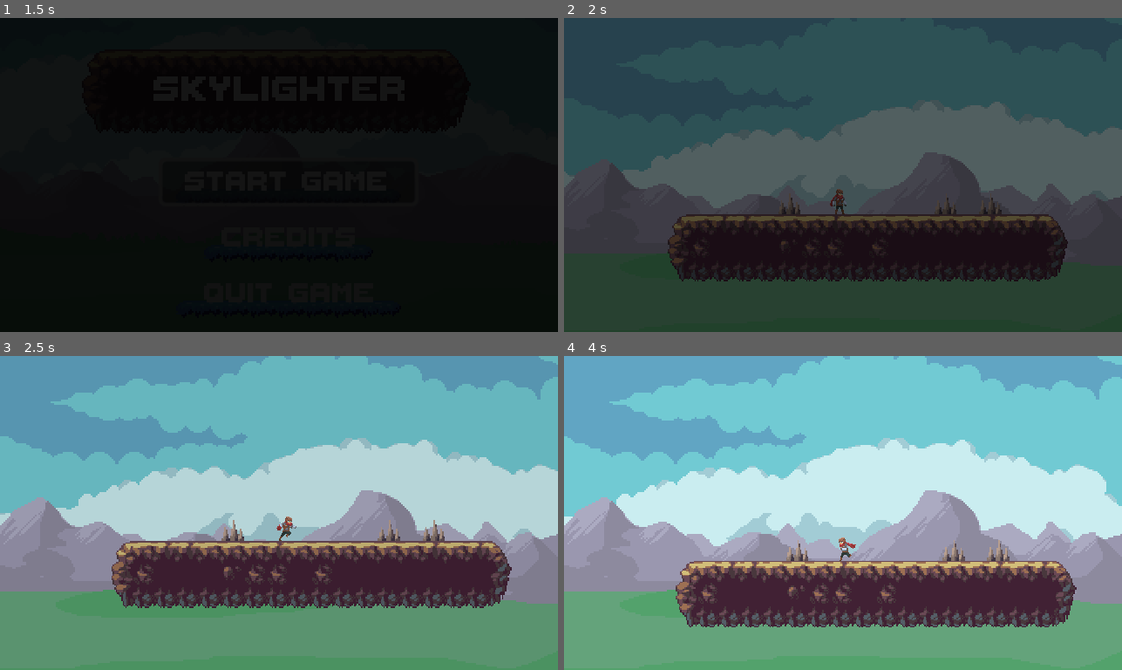
Above: before the commit, frames 1-4 (two rows, left to right).
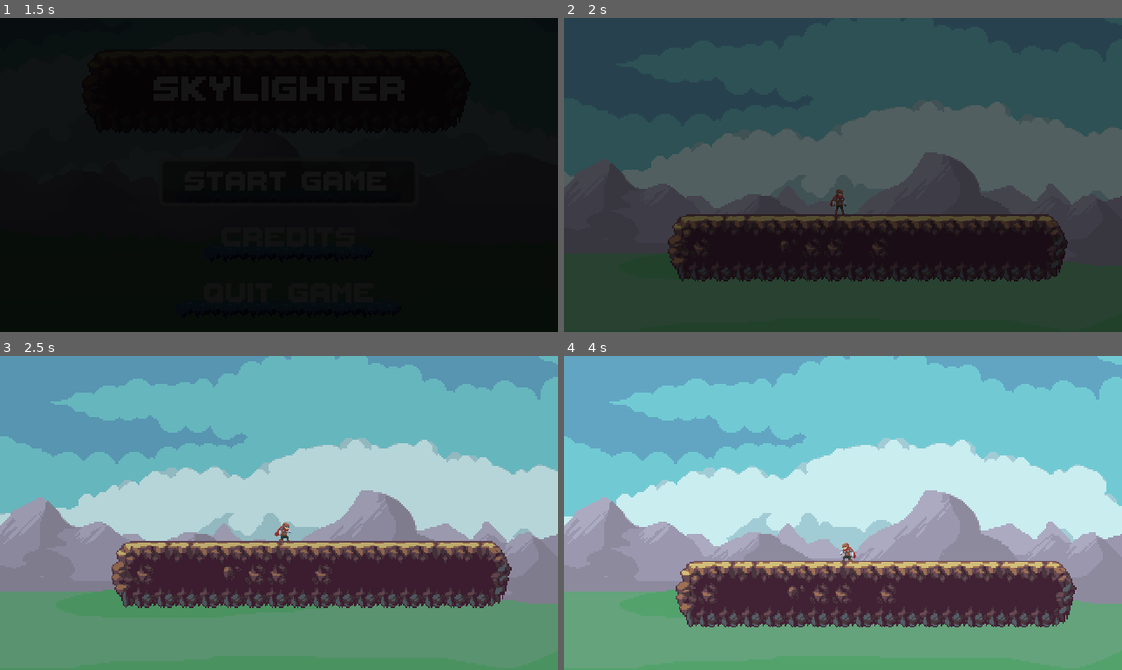
Above: after the commit, the same moments.

Repository: strangerthandev115/HackMT2024
Game: Godot game, scene res://scenes/main/main.tscn
Same seed, same stepped clock (60 frames per second), same inputs: the game is played once before the commit and once after it.
Inputs:
- Up to frame 1 (1.5 s): click "Start Game" at 0.5 s; click "Start Game" at 1.25 s
- Up to frame 2 (2 s): no input
- Up to frame 3 (2.5 s): hold Right (right) from 2.03 s (still down); hold Down (crouch) from 2.03 s (still down); tap Space (jump) at 2.27, 2.3 s
- Up to frame 4 (4 s): tap Space (jump) at 2.57, 2.85, 3.02, 3.32, 3.8 s; release Down (crouch) at 2.78 s; tap Down (crouch) at 3.05 s; release Right (right) at 3.53 s; hold Left (left) from 3.53 s (still down); hold Down (crouch) from 3.53 s (still down)

Frame 1 is identical in both runs. In frame 2, 0.2% of the frame differs, in the area x 39-79%, y 57-63%; in frame 3, 0.5%; in frame 4, 0.5%, in the area x 39-80%, y 57-66%.

Commit message:
player finished

Diff:
--- a/project.godot
+++ b/project.godot
@@ -14,7 +14,7 @@
 run/main_scene="res://scenes/main/main.tscn"
 config/features=PackedStringArray("4.2", "GL Compatibility")
 boot_splash/show_image=false
-config/icon="res://icon.svg"
+config/icon="res://assets/game_icon/game_icon.png"
 
 [autoload]
 
--- a/scenes/player/player.gd
+++ b/scenes/player/player.gd
@@ -100,23 +100,18 @@
 	else:
 		anim.set("parameters/in_air_state/transition_request", "air") #air
 
-	if horizontal_direction == 0:
+	if horizontal_direction!=0 && !is_crouching:
+		anim.set("parameters/movement/transition_request", "moving") #moving
+	else:
 		anim.set("parameters/movement/transition_request", "static") #not moving
-	else:
-		anim.set("parameters/movement/transition_request", "moving") #moving
 
 	if is_crouching:
 		anim.set("parameters/static_crouching/transition_request", "crouch") #crouch
 		anim.set("parameters/air_crouch/transition_request", "crouch") #air crouch
 	else:
 		anim.set("parameters/static_crouching/transition_request", "idle") #idle
-		anim.set("parameters/moving_crouching/transition_request", "run") #run
 		anim.set("parameters/air_crouch/transition_request", "air") #no air crouch
 
-	if velocity.y < 0: #y negative is going up
-		anim.set("parameters/was_in_air/transition_request", "jump") #jump
-	else:
-		anim.set("parameters/was_in_air/transition_request", "fall") #fall
 
 
 #flips the animation direction to left or right depending on the direction of movement
--- a/scenes/player/player.tscn
+++ b/scenes/player/player.tscn
@@ -309,9 +309,6 @@
 [sub_resource type="AnimationNodeAnimation" id="AnimationNodeAnimation_elch2"]
 animation = &"death"
 
-[sub_resource type="AnimationNodeAnimation" id="AnimationNodeAnimation_loo7v"]
-animation = &"falling"
-
 [sub_resource type="AnimationNodeAnimation" id="AnimationNodeAnimation_ixa2u"]
 animation = &"idle"
 
@@ -331,16 +328,25 @@
 input_1/auto_advance = false
 input_1/reset = true
 
-[sub_resource type="AnimationNodeAnimation" id="AnimationNodeAnimation_1kvms"]
+[sub_resource type="AnimationNodeAnimation" id="AnimationNodeAnimation_rpot6"]
+animation = &"falling"
+
+[sub_resource type="AnimationNodeAnimation" id="AnimationNodeAnimation_foavy"]
 animation = &"jump"
 
-[sub_resource type="AnimationNodeTransition" id="AnimationNodeTransition_jiol5"]
-input_0/name = "jump"
-input_0/auto_advance = false
-input_0/reset = true
-input_1/name = "fall"
-input_1/auto_advance = false
-input_1/reset = true
+[sub_resource type="AnimationNodeStateMachineTransition" id="AnimationNodeStateMachineTransition_rselk"]
+advance_mode = 2
+
+[sub_resource type="AnimationNodeStateMachineTransition" id="AnimationNodeStateMachineTransition_mhfd3"]
+switch_mode = 2
+advance_mode = 2
+
+[sub_resource type="AnimationNodeStateMachine" id="AnimationNodeStateMachine_vf8js"]
+states/falling/node = SubResource("AnimationNodeAnimation_rpot6")
+states/falling/position = Vector2(593, 100)
+states/jump/node = SubResource("AnimationNodeAnimation_foavy")
+states/jump/position = Vector2(326, 100)
+transitions = ["Start", "jump", SubResource("AnimationNodeStateMachineTransition_rselk"), "jump", "falling", SubResource("AnimationNodeStateMachineTransition_mhfd3")]
 
 [sub_resource type="AnimationNodeTransition" id="AnimationNodeTransition_scxjp"]
 input_0/name = "static"
@@ -362,6 +368,7 @@
 input_1/reset = true
 
 [sub_resource type="AnimationNodeBlendTree" id="AnimationNodeBlendTree_7hmb2"]
+graph_offset = Vector2(-494.104, 262.004)
 nodes/air_crouch/node = SubResource("AnimationNodeTransition_wfhvm")
 nodes/air_crouch/position = Vector2(240, 380)
 "nodes/crouch 2/node" = SubResource("AnimationNodeAnimation_ntpq2")
@@ -370,18 +377,14 @@
 nodes/crouching/position = Vector2(-320, 180)
 nodes/death/node = SubResource("AnimationNodeAnimation_elch2")
 nodes/death/position = Vector2(-560, 40)
-nodes/falling/node = SubResource("AnimationNodeAnimation_loo7v")
-nodes/falling/position = Vector2(-120, 600)
 nodes/idle/node = SubResource("AnimationNodeAnimation_ixa2u")
 nodes/idle/position = Vector2(-560, -100)
 nodes/in_air_state/node = SubResource("AnimationNodeTransition_v13v0")
 nodes/in_air_state/position = Vector2(420, 240)
 nodes/is_alive/node = SubResource("AnimationNodeTransition_520ir")
 nodes/is_alive/position = Vector2(-320, -100)
-nodes/jump/node = SubResource("AnimationNodeAnimation_1kvms")
-nodes/jump/position = Vector2(-120, 460)
-nodes/jump_or_fall/node = SubResource("AnimationNodeTransition_jiol5")
-nodes/jump_or_fall/position = Vector2(60, 480)
+nodes/jump/node = SubResource("AnimationNodeStateMachine_vf8js")
+nodes/jump/position = Vector2(40, 520)
 nodes/movement/node = SubResource("AnimationNodeTransition_scxjp")
 nodes/movement/position = Vector2(220, 120)
 nodes/output/position = Vector2(620, 280)
@@ -389,7 +392,7 @@
 nodes/run/position = Vector2(-320, 320)
 nodes/static_crouching/node = SubResource("AnimationNodeTransition_pi4tb")
 nodes/static_crouching/position = Vector2(-100, 20)
-node_connections = [&"air_crouch", 0, &"crouch 2", &"air_crouch", 1, &"jump_or_fall", &"in_air_state", 0, &"movement", &"in_air_state", 1, &"air_crouch", &"is_alive", 0, &"idle", &"is_alive", 1, &"death", &"jump_or_fall", 0, &"jump", &"jump_or_fall", 1, &"falling", &"movement", 0, &"static_crouching",  …(129 unchanged characters)…
+node_connections = [&"air_crouch", 0, &"crouch 2", &"air_crouch", 1, &"jump", &"in_air_state", 0, &"movement", &"in_air_state", 1, &"air_crouch", &"is_alive", 0, &"idle", &"is_alive", 1, &"death", &"movement", 0, &"static_crouching",  …(129 unchanged characters)…
 
 [sub_resource type="CanvasItemMaterial" id="CanvasItemMaterial_gruwm"]
 particles_animation = true
@@ -408,7 +411,7 @@
 [node name="AnimatedSprite2D" type="AnimatedSprite2D" parent="."]
 position = Vector2(0, -17.5)
 sprite_frames = ExtResource("1_fgoj4")
-animation = &"idle"
+animation = &"falling"
 frame = 1
 
 [node name="AnimationPlayer" type="AnimationPlayer" parent="."]
@@ -425,15 +428,12 @@
 parameters/air_crouch/current_state = "air"
 parameters/air_crouch/transition_request = ""
 parameters/air_crouch/current_index = 1
-parameters/in_air_state/current_state = "ground"
+parameters/in_air_state/current_state = "air"
 parameters/in_air_state/transition_request = ""
-parameters/in_air_state/current_index = 0
+parameters/in_air_state/current_index = 1
 parameters/is_alive/current_state = "alive"
 parameters/is_alive/transition_request = ""
 parameters/is_alive/current_index = 0
-parameters/jump_or_fall/current_state = "jump"
-parameters/jump_or_fall/transition_request = ""
-parameters/jump_or_fall/current_index = 0
 parameters/movement/current_state = "static"
 parameters/movement/transition_request = ""
 parameters/movement/current_index = 0
--- a/scenes/world/world.tscn
+++ b/scenes/world/world.tscn
@@ -84,7 +84,7 @@
 process_mode = 1
 position = Vector2(-21, 10)
 scale = Vector2(0.8, 0.8)
-layer_1/tile_data = PackedInt32Array(393237, 589824, 1, 262160, 720897, 8, 262162, 720897, 8, 262153, 720897, 8)
+layer_1/tile_data = PackedInt32Array(393237, 589824, 1)
 layer_2/z_index = -1
 layer_2/tile_data = PackedInt32Array(393234, 65536, 1, 327698, 196608, 0, 393233, 65536, 1, 327697, 65536, 0, 393232, 6 …(35970 unchanged characters)…
 
Not shown: 1 places in scenes/player/player.tscn that only renumber resources
